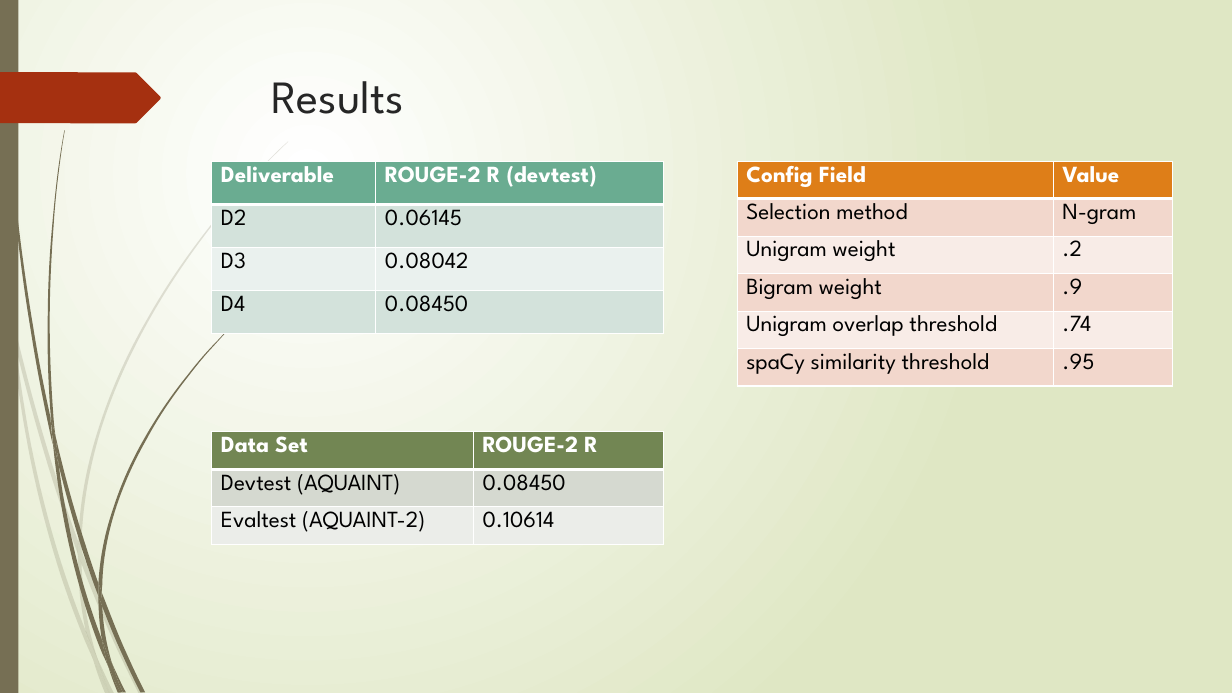
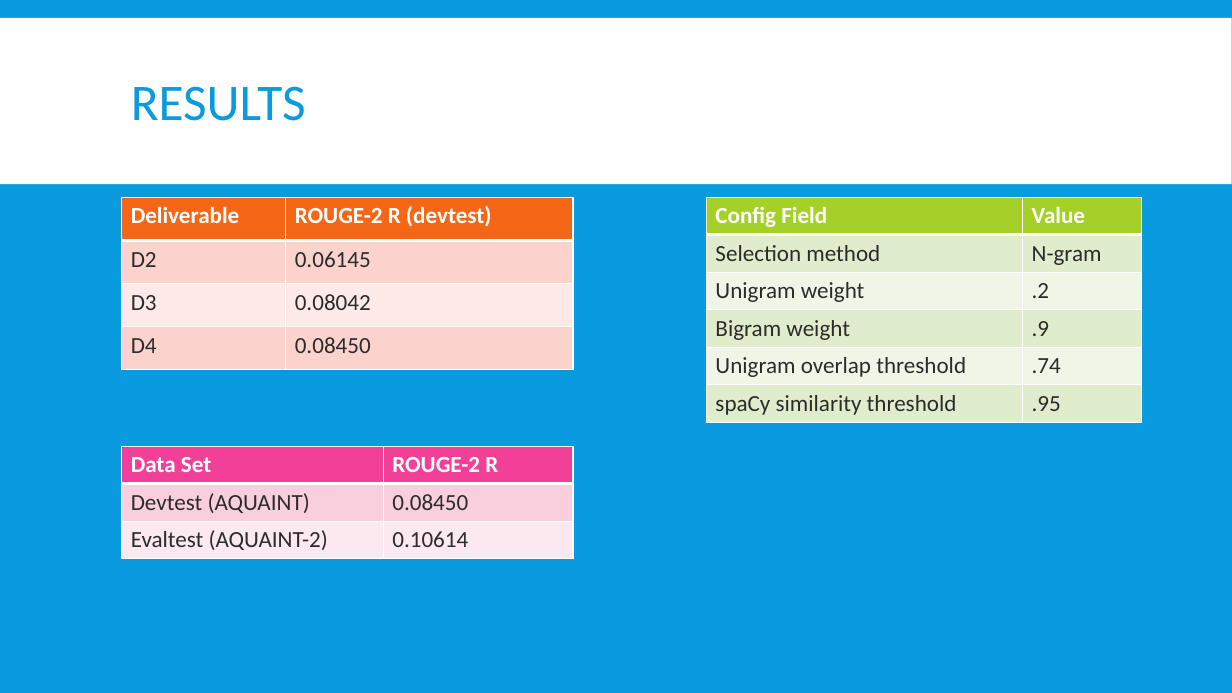
Before and after one commit to Mindful/ling-573, a slide deck: slide 11 of doc/D4_presentation.pptx (slide 12 before the commit). Drawn at 1232x693 pixels with LibreOffice and Linux fonts; fonts in the diff are those of the drawing. Boxes give left, top, right and bottom in pixels: in the first picture for what was removed or moved away, otherwise in the second. Text is boxed around its words. In the diff, an @@ line names an element or a change of style, - is before the commit and + after.

Commit message:
Update D4_presentation.pptx
Changed theme for slides

```diff
--- a/doc/D4_presentation.pptx
+++ b/doc/D4_presentation.pptx
@@ background gradient #FFFFFF to #DFE8C4 to #099BDD @@
@@ rectangle removed at [0,0,18,693] @@
@@ rectangle added at [0,18,1232,184], fill #FFFFFF @@
@@ title "RESULTS" at [131,86,306,121]: vertical alignment top to middle @@
@@ freeform shape removed at [0,72,161,123] @@
@@ title at [131,86,306,121]: text changed; size 36 to 40 pt; font League Spartan to Calibri; text colour #262626 to #099BDD @@
-Results
+RESULTS
@@ table at [122,198,574,371] @@
@@ fill #6AAC91 to #F56617 in row 1 @@
@@ fill #D4E3DC to #FBD3CC in 4 cells @@
@@ fill #EBF1EE to #FDEAE8 in row 3 @@
@@ font League Spartan to Calibri @@
@@ text colour #000000 to #2C2C2C in "D2", "0.06145", "D3", "0.08042" and 2 more places @@
@@ table: place and size @@
-table at [212,161,664,334]
+table at [122,198,574,371]
@@ table at [706,198,1141,422] @@
@@ fill #DE7E18 to #A5D028 in row 1 @@
@@ fill #F2D8CC to #E1EECD in 6 cells @@
@@ fill #F9ECE8 to #F0F7E8 in 4 cells @@
@@ font League Spartan to Calibri @@
@@ text colour #000000 to #2C2C2C in "Selection method", "N-gram", "Unigram weight", ".2" and 6 more places @@
@@ table: place and size @@
-table at [738,161,1173,385]
+table at [706,198,1141,422]
@@ table at [122,446,574,559] @@
@@ fill #728653 to #F24099 in row 1 @@
@@ fill #D5D9D1 to #FACFDE in row 2 @@
@@ fill #EBEDE9 to #FCE8EF in row 3 @@
@@ font League Spartan to Calibri @@
@@ text colour #000000 to #2C2C2C in "Devtest (AQUAINT)", "0.08450", "Evaltest (AQUAINT-2)", "0.10614" @@
@@ table: place and size @@
-table at [212,432,664,544]
+table at [122,446,574,559]
@@ group removed at [0,141,288,693]: 10 freeform shapes @@
@@ group removed at [3,0,240,693]: 12 freeform shapes @@
```
Also in this commit, not shown: 20 other slides changed, 1 slide removed.
